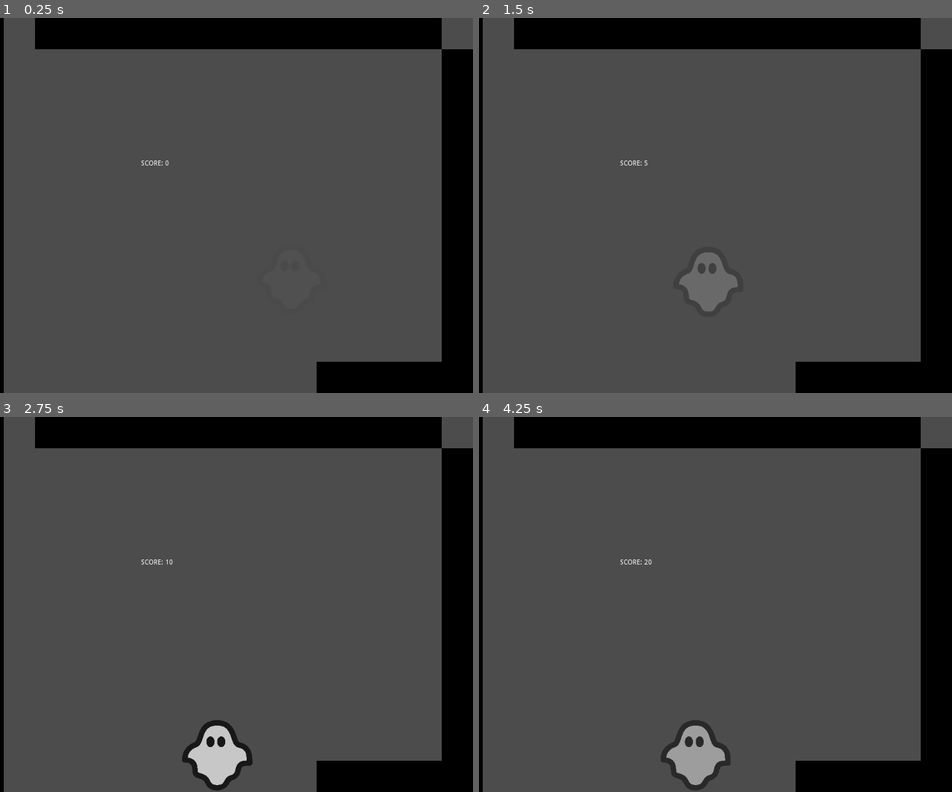
Above: before the commit, frames 1-4 (two rows, left to right).
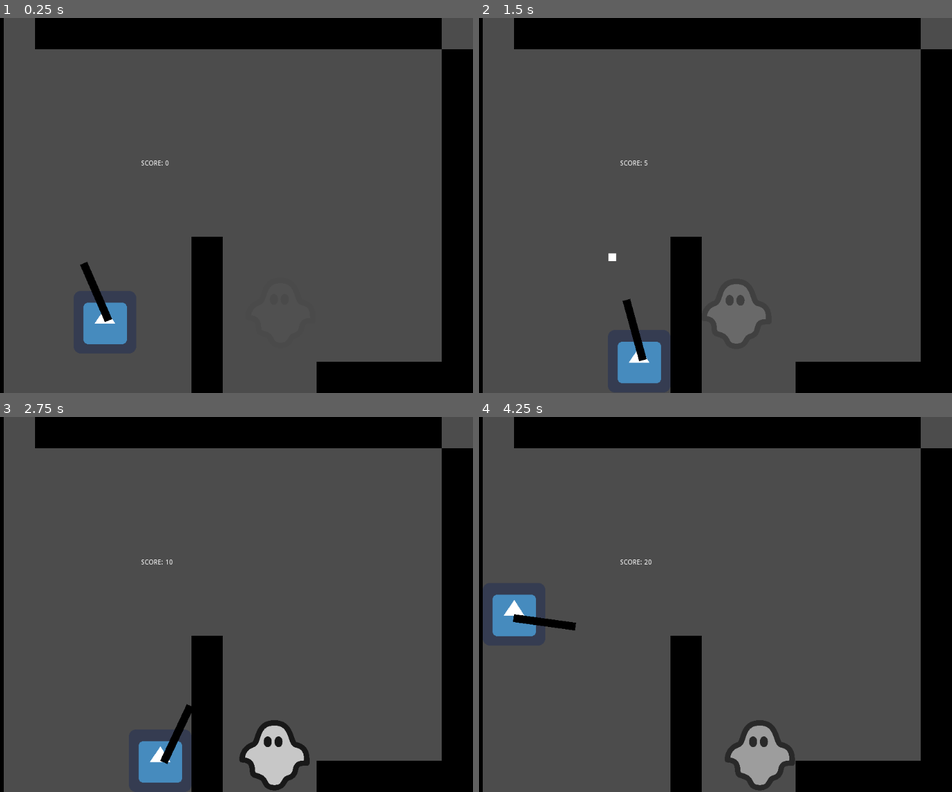
Above: after the commit, the same moments.

Repository: Develarooio/hoho-ohno
Game: Godot game, scene res://Levels/MaxTestLevel.tscn
Same seed, same stepped clock (60 frames per second), same inputs: the game is played once before the commit and once after it. The project has no main scene, so this scene is started directly. The engine's default icon, where the game draws it, is replaced by a stand-in: a white triangle on a blue panel in a dark square.
Inputs (mouse positions are in pixels of both pictures, inside the frame that each line leads up to):
- Up to frame 1 (0.25 s): no input
- Up to frame 2 (1.5 s): move the mouse to (810, 186) at 0.52 s; hold D (right) 0.53-1.28 s; tap Space (dash) at 0.6 s; move the mouse to (601, 224) at 1.27 s; hold S (down) from 1.28 s (still down); click (601, 224) at 1.35 s
- Up to frame 3 (2.75 s): move the mouse to (274, 522) at 2.02 s; release S (down) at 2.03 s; hold D (right) from 2.03 s (still down); tap Space (dash) at 2.1 s
- Up to frame 4 (4.25 s): move the mouse to (677, 679) at 2.77 s; release D (right) at 2.78 s; hold W (up) 2.78-3.53 s; click (677, 679) at 2.85 s; move the mouse to (852, 660) at 3.52 s; hold A (left) from 3.53 s (still down); tap Space (dash) at 3.6 s

The runs differ from the first frame. In frame 1, 4.0% of the frame differs, in the area x 16-48%, y 58-100%; in frame 2, 5.6%; in frame 3, 6.0%; in frame 4, 6.3%, in the area x 2-67%, y 47-100%.

Commit message:
Make ghosty see player

Diff:
--- a/Ghosty/Ghosty.gd
+++ b/Ghosty/Ghosty.gd
@@ -1,11 +1,51 @@
 extends KinematicBody2D
 
 var DIR_CHANGE_LIKELIHOOD = 0.9
-var SPEED = 5
+export var SPEED = 5
 var dir =  Vector2(rand_range(-100,100), rand_range(-100,100))
 var moving = true
+var ray_hits = []
+
+func _can_see_player():
+	for b in $SiteArea.get_overlapping_bodies():
+		if b.get_name() == "Player":
+			return has_los_with_player_body(b)
+
+func draw_sight(cast_result):
+	draw_line(Vector2(), (cast_result - global_position), Color(1,0,0))
+
+func _draw():
+	for hit in ray_hits:
+		draw_sight(hit)
+
+func has_los_with_player_body(body):
+	# Cast some rays to see if there are obstacles between the player
+	# and the farmer
+	var space_state = get_world_2d().direct_space_state
+	var extents = body.get_collision_shape().extents
+	ray_hits.clear()
+	var body_pos = body.get_global_position()
+	var nw_corner = body_pos - extents
+	var sw_corner = Vector2((body_pos.x - extents.x), (body_pos.y + extents.y))
+	var ne_corner = Vector2((body_pos.x + extents.x), (body_pos.y - extents.y))
+	var se_corner = body_pos + extents
+
+	for pos in [body_pos , nw_corner, sw_corner, ne_corner, se_corner]:
+		var ray_res = space_state.intersect_ray(global_position, pos, [self])
+		if ray_res and ray_res["collider"].get_name() == "Player":
+			ray_hits.append(ray_res.position)
+
+	update()
+	if ray_hits.size() > 0:
+		return true
+	else:
+		return false
+
+
 
 func _process(delta):
+	print(ray_hits)
+	print(_can_see_player())
 	if (rand_range(0,1) > 0.97):
 		moving = !moving
 
--- a/Ghosty/Ghosty.tscn
+++ b/Ghosty/Ghosty.tscn
@@ -8,20 +8,43 @@
 custom_solver_bias = 0.0
 extents = Vector2( 72, 74 )
 
+[sub_resource type="CircleShape2D" id=2]
+
+custom_solver_bias = 0.0
+radius = 288.34
+
 [node name="Ghosty" type="KinematicBody2D"]
 
 input_pickable = false
-collision_layer = 1
+collision_layer = 4
 collision_mask = 1
 collision/safe_margin = 0.08
 script = ExtResource( 1 )
+_sections_unfolded = [ "Collision" ]
+SPEED = 5
 
 [node name="GhostySprite" type="Sprite" parent="." index="0"]
 
 scale = Vector2( 0.09125, 0.09125 )
+z_index = 10
 texture = ExtResource( 2 )
-_sections_unfolded = [ "Material", "Transform", "Visibility" ]
+_sections_unfolded = [ "Material", "Transform", "Visibility", "Z Index" ]
 
 [node name="CollisionShape2D" type="CollisionShape2D" parent="." index="1"]
 
 shape = SubResource( 1 )
+
+[node name="SiteArea" type="Area2D" parent="." index="2"]
+
+input_pickable = true
+gravity_vec = Vector2( 0, 1 )
+gravity = 98.0
+linear_damp = 0.1
+angular_damp = 1.0
+audio_bus_override = false
+audio_bus_name = "Master"
+
+[node name="CollisionShape2D" type="CollisionShape2D" parent="SiteArea" index="0"]
+
+shape = SubResource( 2 )
+_sections_unfolded = [ "Visibility" ]
--- a/Levels/MaxTestLevel.tscn
+++ b/Levels/MaxTestLevel.tscn
@@ -1,10 +1,11 @@
-[gd_scene load_steps=6 format=2]
+[gd_scene load_steps=7 format=2]
 
 [ext_resource path="res://Tilesets/walls.tres" type="TileSet" id=1]
 [ext_resource path="res://Ghosty/Ghosty.tscn" type="PackedScene" id=2]
 [ext_resource path="res://DebugTimer.tscn" type="PackedScene" id=3]
 [ext_resource path="res://Levels/GameBeat/GameBeat.tscn" type="PackedScene" id=4]
 [ext_resource path="res://Levels/ScoreBoard/ScoreBoard.tscn" type="PackedScene" id=5]
+[ext_resource path="res://Player/Player.tscn" type="PackedScene" id=6]
 
 [node name="MaxTestLevel" type="Node2D" index="0"]
 
@@ -26,11 +27,12 @@
 collision_mask = 1
 occluder_light_mask = 1
 format = 1
-tile_data = PoolIntArray( -1, 0, 0, -65536, 0, 0, -65535, 0, …(535 unchanged characters)… , 0, 0, 393246, 0, 0, 458752, 0, 0, 458767, 0, 0, 458783, 0, 0, 524288, 0, 0, 524303, 0, 0, 524319, 0, 0, 589824, 0, 0, 589839, 0, 0, 589855, 0, 0, 655360, 0, 0, 655375, 0, 0, 655376, 0, 0, 655391, 0, 0, 720896, 0, 0, 720907, 0, 0, 720908, 0, 0, 7209 …(843 unchanged characters)…
+tile_data = PoolIntArray( -1, 0, 0, -65536, 0, 0, -65535, 0, …(535 unchanged characters)… , 0, 0, 393246, 0, 0, 458752, 0, 0, 458759, 0, 0, 458767, 0, 0, 458783, 0, 0, 524288, 0, 0, 524295, 0, 0, 524303, 0, 0, 524319, 0, 0, 589824, 0, 0, 589831, 0, 0, 589839, 0, 0, 589855, 0, 0, 655360, 0, 0, 655367, 0, 0, 655375, 0, 0, 655376, 0, 0, 655391, 0, 0, 720896, 0, 0, 720903, 0, 0, 720907, 0, 0, 720908, 0, 0, 7209 …(843 unchanged characters)…
 
 [node name="KinematicBody" parent="." index="1" instance=ExtResource( 2 )]
 
-position = Vector2( 617, 569 )
+position = Vector2( 617, 618 )
+SPEED = 2
 
 [node name="DebugTimer" parent="." index="2" instance=ExtResource( 3 )]
 
@@ -42,3 +44,8 @@
 margin_top = 291.0
 margin_right = 385.0
 margin_bottom = 305.0
+
+[node name="Player" parent="." index="5" instance=ExtResource( 6 )]
+
+position = Vector2( 271, 623 )
+_sections_unfolded = [ "Collision", "collision" ]
--- a/Player/Player.gd
+++ b/Player/Player.gd
@@ -45,6 +45,9 @@
 
 	move_and_slide(direction.normalized() * speed)
 
+func get_collision_shape():
+	return shape_owner_get_shape(0,0)
+
 func _on_DashDuration_timeout():
 	speed = default_speed
 	if $DashCoolDown.is_stopped():
--- a/Player/Player.tscn
+++ b/Player/Player.tscn
@@ -14,10 +14,11 @@
 ]]
 
 input_pickable = false
-collision_layer = 1
+collision_layer = 2
 collision_mask = 1
 collision/safe_margin = 0.08
 script = ExtResource( 1 )
+_sections_unfolded = [ "collision" ]
 dash_speed = 1100
 default_speed = 400
 
Not shown: 1 places in Ghosty/Ghosty.tscn that only renumber resources
